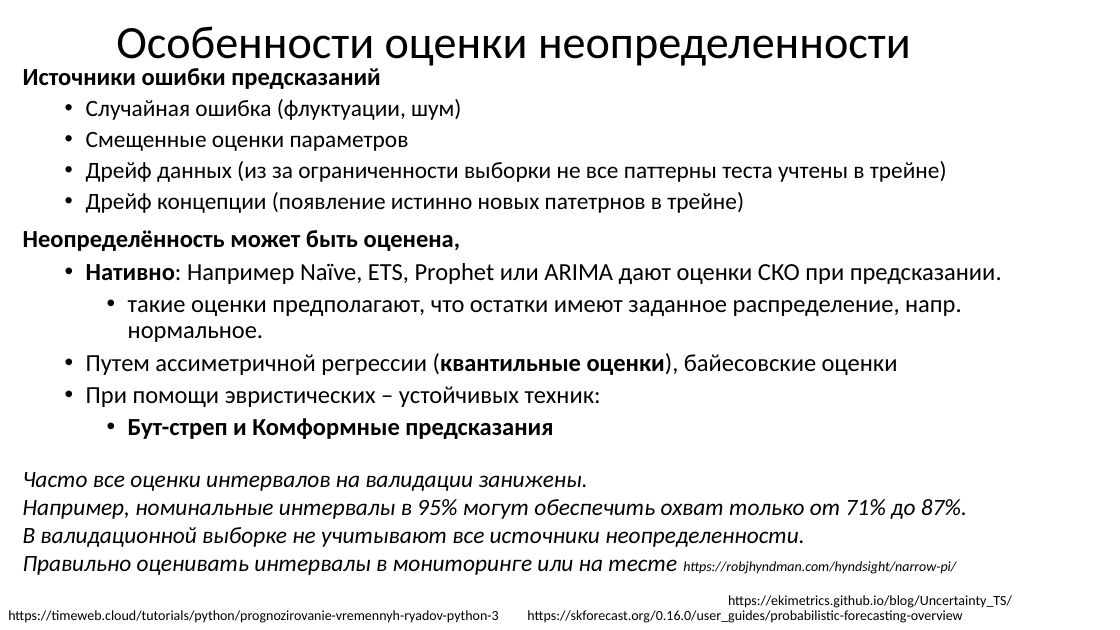
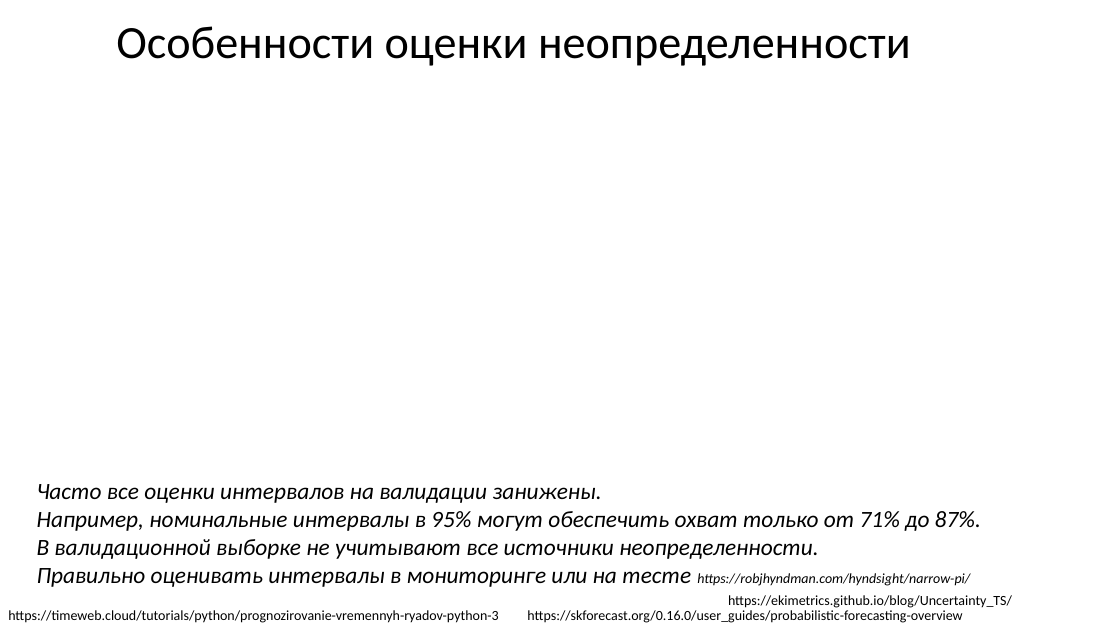
Before and after one commit to MVRonkin/TimeSeriesCourse, a slide deck: slide 14 of 2025/04-2 Оценка качества предсказаний ВР.pptx (slide 10 before the commit). Drawn at 1120x630 pixels with LibreOffice and Linux fonts; fonts in the diff are those of the drawing; grey boxes stand for pictures. Boxes give left, top, right and bottom in pixels: in the first picture for what was removed or moved away, otherwise in the second. Text is boxed around its words. In the diff, an @@ line names an element or a change of style, - is before the commit and + after.

```diff
--- a/2025/04-2 Оценка качества предсказаний ВР.pptx
+++ b/2025/04-2 Оценка качества предсказаний ВР.pptx
@@ text removed at <box>23,68,1002,439</box> @@
-Источники ошибки предсказаний
-  • Случайная ошибка (флуктуации, шум)
-  • Смещенные оценки параметров
-  • Дрейф данных (из за ограниченности выборки не все паттерны теста учтены в трейне)
-  • Дрейф концепции (появление истинно новых патетрнов в трейне)
-Неопределённость может быть оценена,
-  • Нативно: Например Naïve, ETS, Prophet или ARIMA дают оценки СКО при предсказании.
-    • такие оценки предполагают, что остатки имеют заданное распределение, напр. нормальное.
-  • Путем ассиметричной регрессии (квантильные оценки), байесовские оценки
-  • При помощи эвристических – устойчивых техник:
-    • Бут-стреп и Комформные предсказания
@@ text "Часто все оценки интервалов на ...": place and size @@
-text "Часто все оценки интервалов на ..." at <box>23,472,967,575</box>
+text "Часто все оценки интервалов на ..." at <box>37,484,981,587</box>
```
Also in this commit, not shown: 7 other slides changed, 12 slides added, 1 other file.
